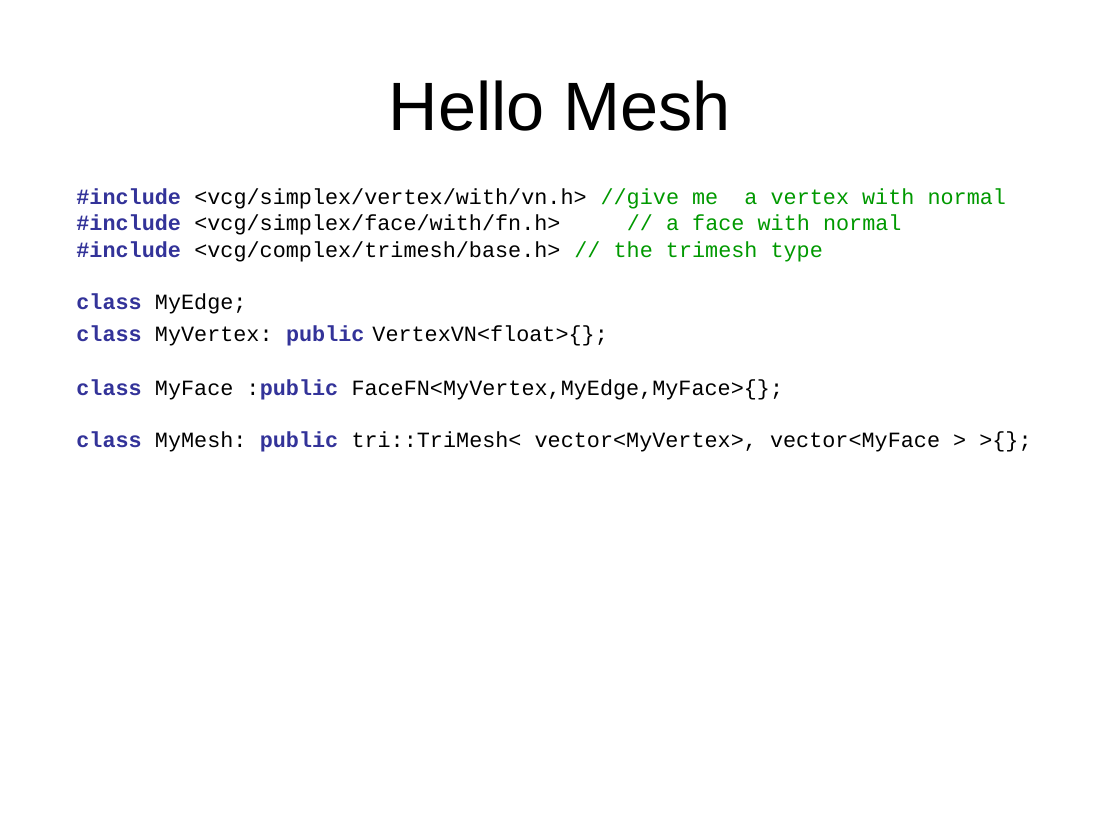
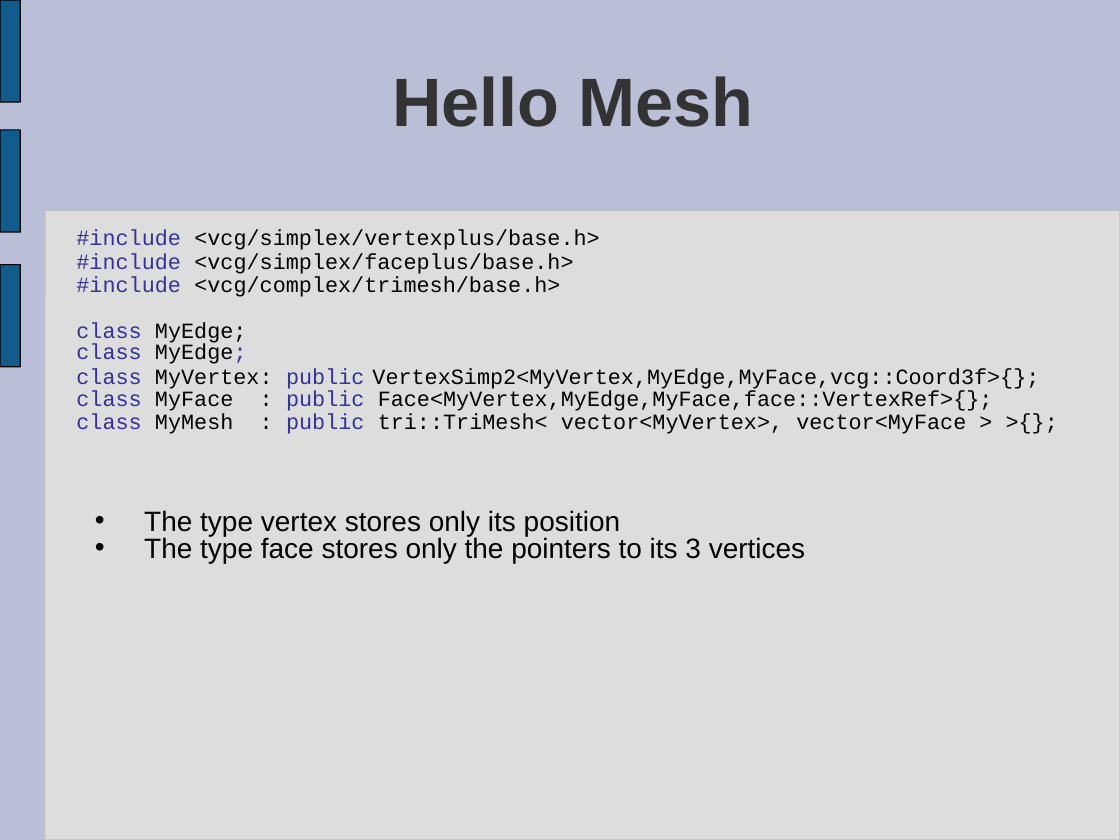
Before and after one commit to virtualritz/vcglib, a slide deck: slide 10 of docs/introduction to vcg.ppt (slide 19 before the commit). Drawn at 1120x840 pixels with LibreOffice and Linux fonts; fonts in the diff are those of the drawing. Boxes give left, top, right and bottom in pixels: in the first picture for what was removed or moved away, otherwise in the second. Text is boxed around its words. In the diff, an @@ line names an element or a change of style, - is before the commit and + after.

```diff
--- a/docs/introduction to vcg.ppt
+++ b/docs/introduction to vcg.ppt
@@ background #FFFFFF to #BABED6 @@
@@ freeform shape added at box(0, 0, 20, 102), fill #125C8D, outline #000000 0.74 pt @@
@@ title "Hello Mesh" at box(392, 76, 753, 127): text colour #000000 to #333333, bold on; indent changed; line spacing 1 to 0.93 @@
@@ freeform shape added at box(0, 130, 20, 232), fill #125C8D, outline #000000 0.74 pt @@
@@ rounded rectangle added at box(45, 211, 1120, 840), fill #DDDDDD, outline #C0C0C0 0.74 pt @@
@@ text "#include <vcg/simplex/vertexplus/base.h>": place and size @@
-text "#include <vcg/simplex/vertexplus/base.h>" at box(76, 189, 1006, 452)
+text "#include <vcg/simplex/vertexplus/base.h>" at box(76, 230, 1039, 434)
@@ text at box(76, 230, 599, 297): text changed @@
-#include <vcg/simplex/vertex/with/vn.h> //give me a vertex with normal
-#include <vcg/simplex/face/with/fn.h> // a face with normal
-#include <vcg/complex/trimesh/base.h> // the trimesh type
+#include <vcg/simplex/vertexplus/base.h>
+#include <vcg/simplex/faceplus/base.h>
+#include <vcg/complex/trimesh/base.h>
@@ freeform shape added at box(0, 264, 20, 366), fill #125C8D, outline #000000 0.74 pt @@
@@ text at box(76, 323, 247, 346): bold off in "class"; line spacing 1 to 0.89 @@
@@ text at box(76, 344, 1039, 434): text changed @@
-class MyVertex: public VertexVN<float>{};
-class MyFace :public FaceFN<MyVertex,MyEdge,MyFace>{};
-class MyMesh: public tri::TriMesh< vector<MyVertex>, vector<MyFace > >{};
+class MyEdge;
+class MyVertex: public VertexSimp2<MyVertex,MyEdge,MyFace,vcg::Coord3f>{};
+class MyFace : public Face<MyVertex,MyEdge,MyFace,face::VertexRef>{};
+class MyMesh : public tri::TriMesh< vector<MyVertex>, vector<MyFace > >{};
@@ text added at box(144, 510, 805, 563), 18 pt, text #000000 @@
+• The type vertex stores only its position
+• The type face stores only the pointers to its 3 vertices
```
Also in this commit, not shown: 12 other slides changed, 15 slides added, 18 slides removed.
